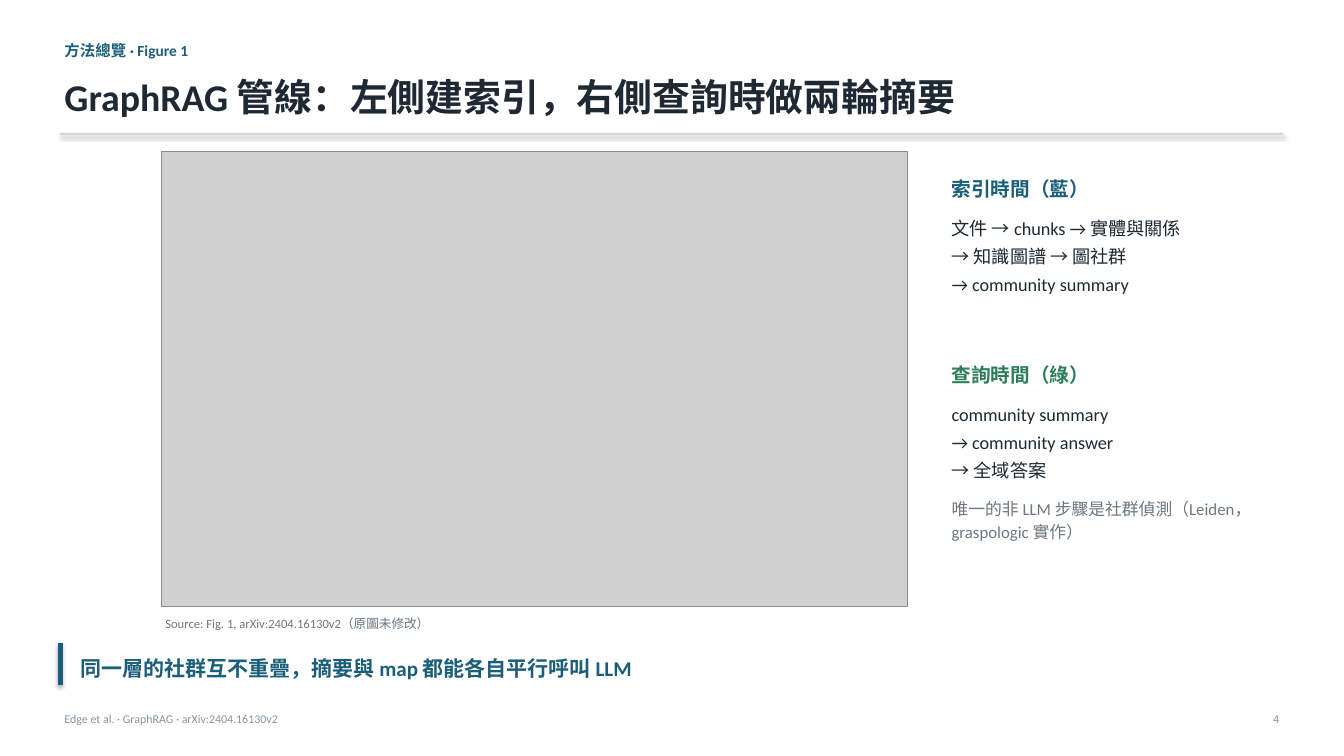
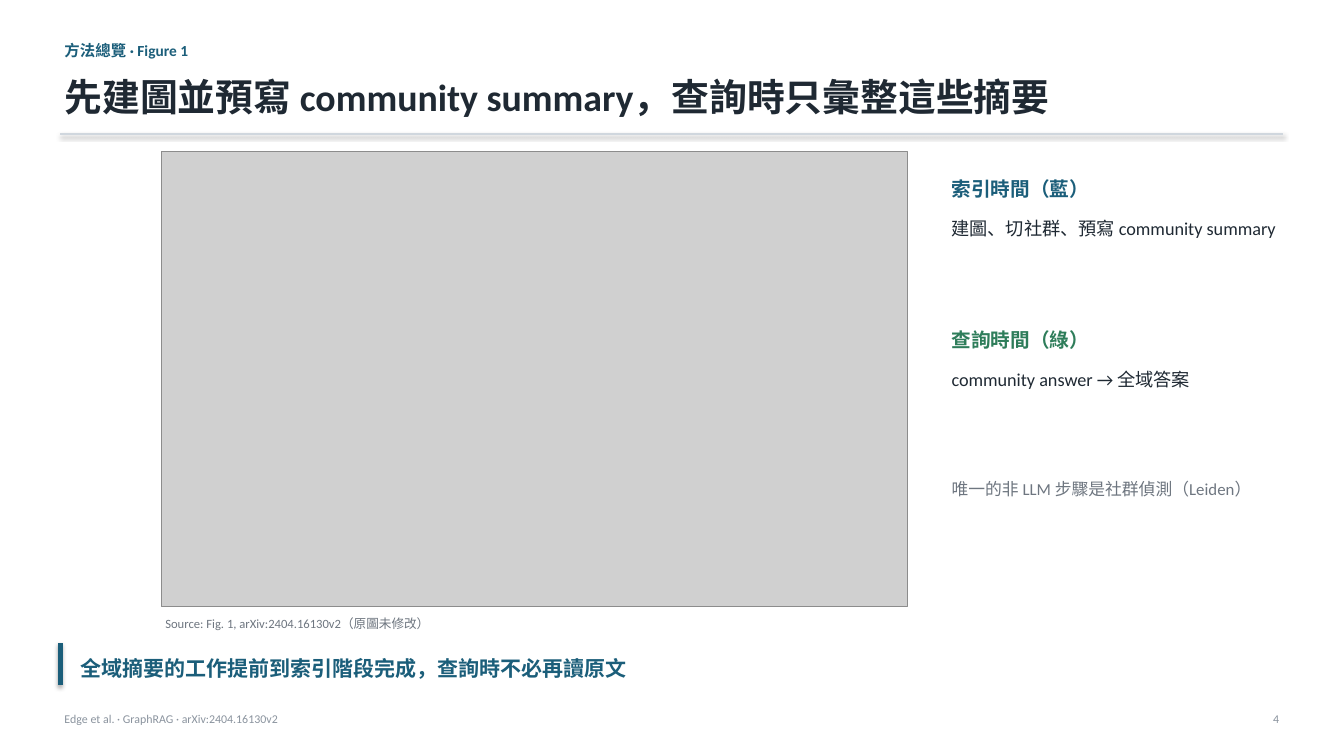
Before and after one commit to Moris-Zhan/CV-RAG-LLM-Papers, a slide deck: slide 4 of RAG/2024_GraphRAG/slides_zh-TW.pptx. Drawn at 1344x756 pixels with LibreOffice and Linux fonts; fonts in the diff are those of the drawing; grey boxes stand for pictures. Boxes give left, top, right and bottom in pixels: in the first picture for what was removed or moved away, otherwise in the second. Text is boxed around its words. In the diff, an @@ line names an element or a change of style, - is before the commit and + after.

```diff
--- a/RAG/2024_GraphRAG/slides_zh-TW.pptx
+++ b/RAG/2024_GraphRAG/slides_zh-TW.pptx
@@ text at (64,78,1050,117): text changed @@
-GraphRAG 管線：左側建索引，右側查詢時做兩輪摘要
+先建圖並預寫 community summary，查詢時只彙整這些摘要
@@ text at (952,219,1276,238): text changed @@
-文件 → chunks → 實體與關係
-→ 知識圖譜 → 圖社群
-→ community summary
+建圖、切社群、預寫 community summary
@@ text "查詢時間（綠）": place and size @@
-text "查詢時間（綠）" at (952,365,1089,384)
+text "查詢時間（綠）" at (952,330,1089,349)
@@ text at (952,370,1190,389): text changed @@
-community summary
-→ community answer
-→ 全域答案
+community answer → 全域答案
@@ text at (952,481,1251,497): text changed @@
-唯一的非 LLM 步驟是社群偵測（Leiden，graspologic 實作）
+唯一的非 LLM 步驟是社群偵測（Leiden）
@@ text at (81,658,627,679): text changed @@
-同一層的社群互不重疊，摘要與 map 都能各自平行呼叫 LLM
+全域摘要的工作提前到索引階段完成，查詢時不必再讀原文
```
Also in this commit, not shown: 18 other slides changed, 7 slides added, 3 slides removed, 19 other files.
